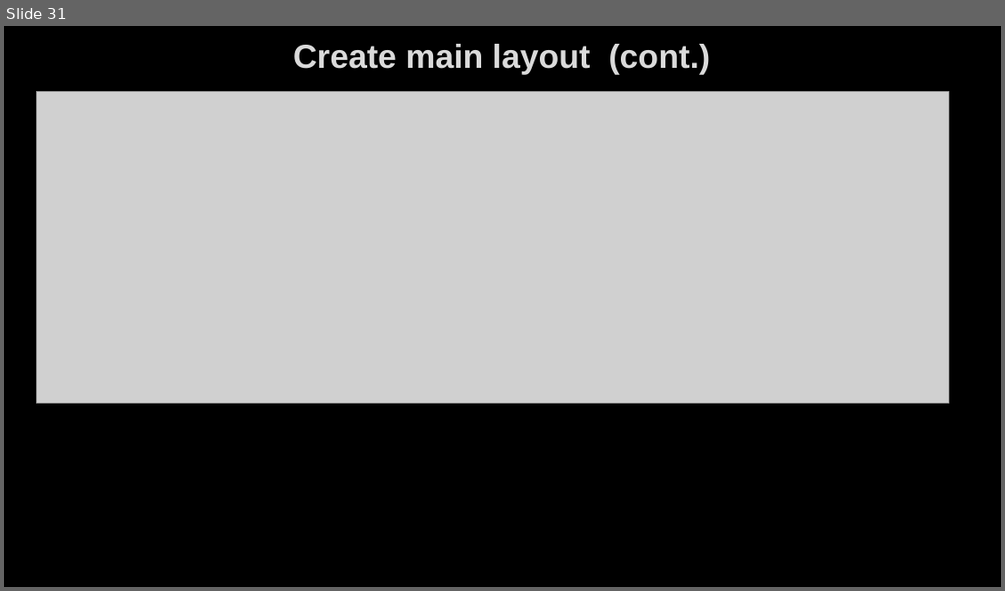
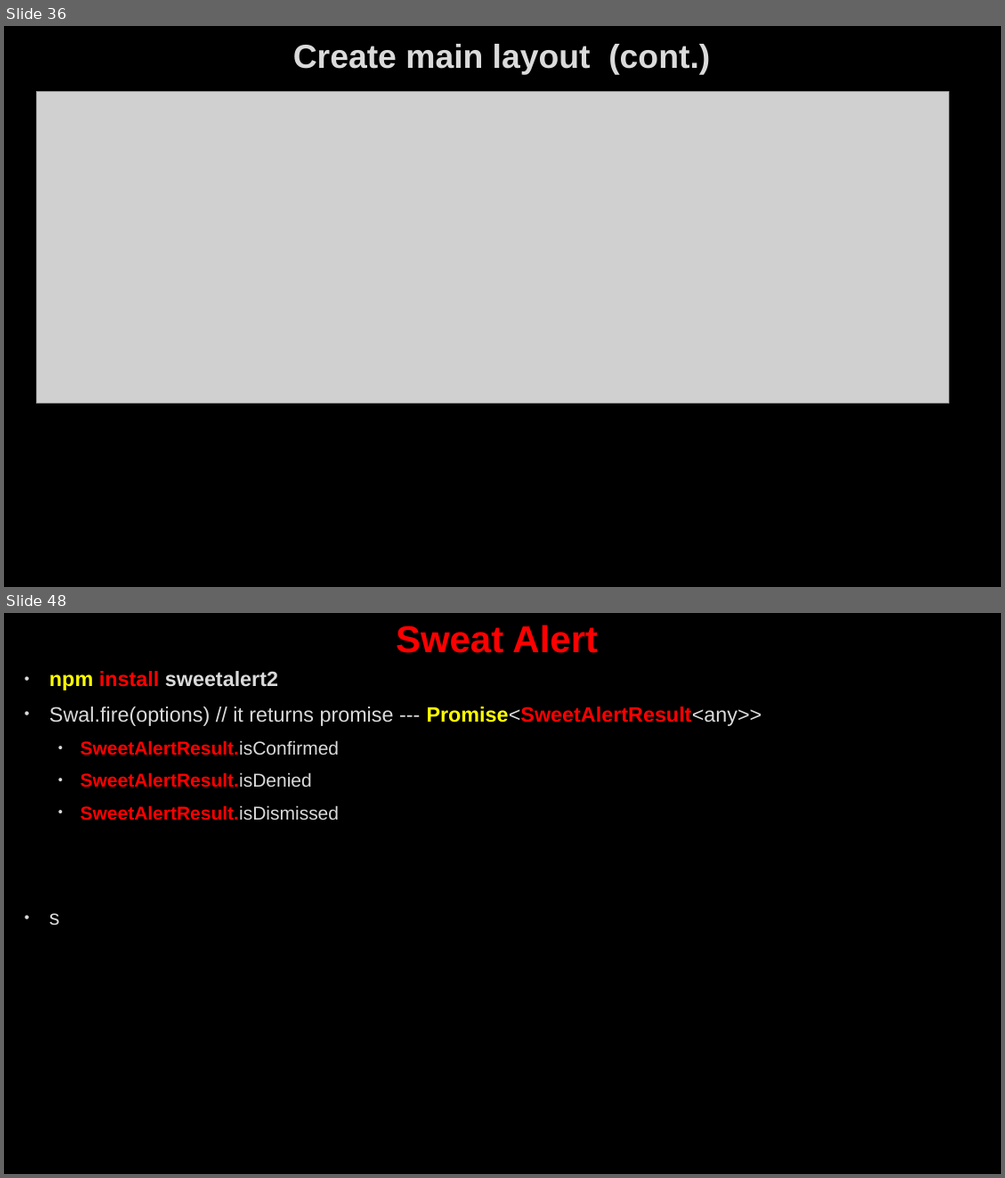
Before and after one commit to AhmedMohamedSamir1/Summary, a slide deck: Angular & type script/Angular.pptx. Shown one above the other, each under a label of ours: slide 31 before the commit, slides 36 and 48 after it; the slides between them are not shown. The pictures are 1005x591 and 1005x1178 pixels, drawn with LibreOffice and Linux fonts; fonts in the diff are those of the drawing; grey boxes stand for pictures; background and template pictures are left out. Boxes give left, top, right and bottom in pixels: in the first picture for what was removed or moved away, otherwise in the second. Text is boxed around its words. In the diff, an @@ line names an element or a change of style, - is before the commit and + after.

```diff
--- a/Angular & type script/Angular.pptx
+++ b/Angular & type script/Angular.pptx
@@ slide 48 added at (4,613,1001,1174), background picture (left out) @@
@@ title added at (396,625,598,653), 36 pt, text #FF0000, bold @@
+Sweat Alert
@@ text added at (49,671,762,925), 20 pt, text #DADADA, bold @@
+• npm install sweetalert2
+• Swal.fire(options) // it returns promise --- Promise<SweetAlertResult<any>>
+  • SweetAlertResult.isConfirmed
+  • SweetAlertResult.isDenied
+  • SweetAlertResult.isDismissed
+• s
@@ what was slide 31 is now slide 36 @@
```
Also in this commit, not shown: 24 other slides added, 3 other files.
